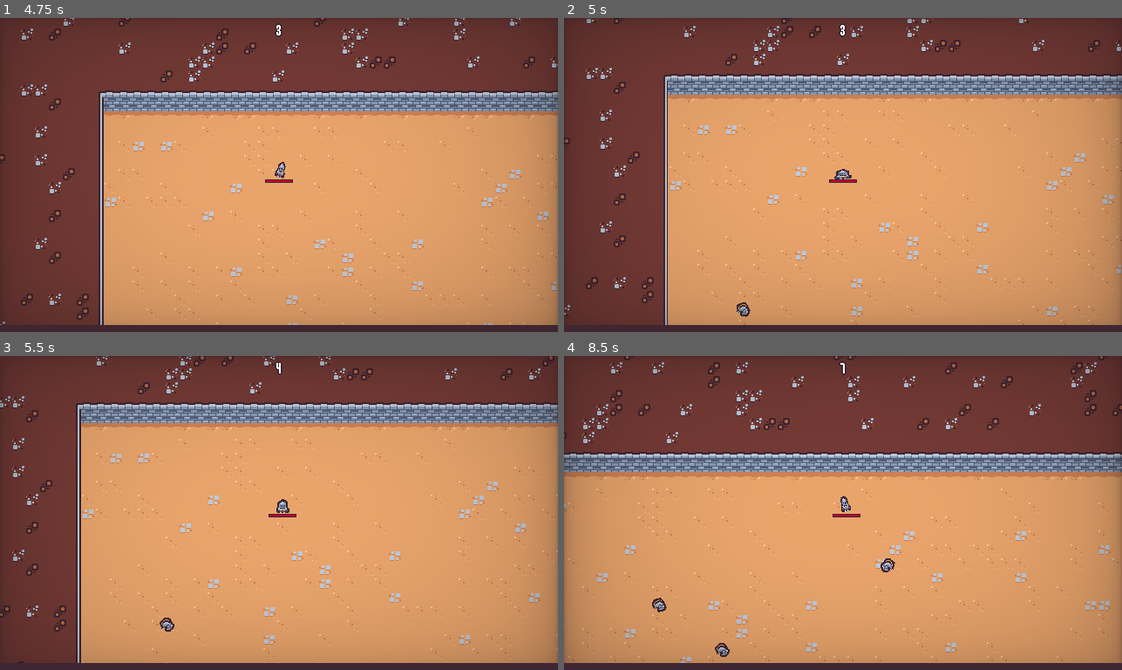
Above: before the commit, frames 1-4 (two rows, left to right).
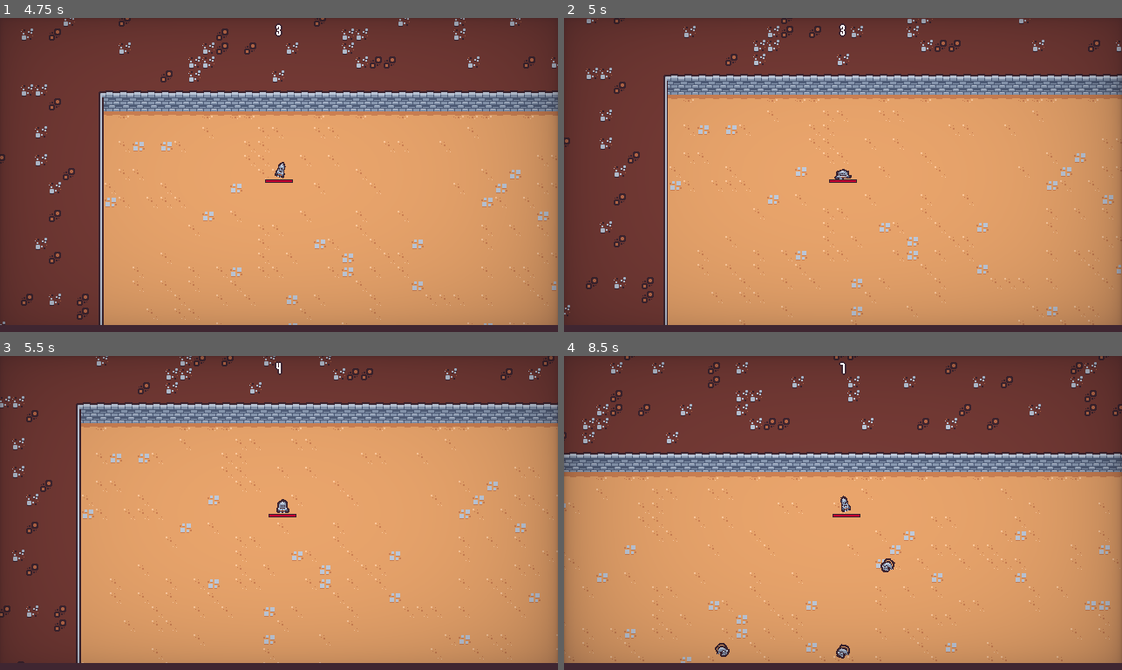
Above: after the commit, the same moments.

Repository: SugarF0x/2D-survivor-course
Game: Godot game, scene res://scenes/ui/main_menu.tscn
Same seed, same stepped clock (60 frames per second), same inputs: the game is played once before the commit and once after it. Sound files missing from this copy of the repository are replaced by a short silence.
Inputs (mouse positions are in pixels of both pictures, inside the frame that each line leads up to):
- Up to frame 1 (4.75 s): click "Play" at 0.5 s; move the mouse to (251, 237) at 1.27 s; press the mouse at (251, 237) at 1.28 s; hold W (move_up) 1.28-2.78 s; move the mouse to (446, 222) at 2.02 s; release the mouse at (446, 222) at 2.03 s; click (446, 222) at 2.1 s; move the mouse to (111, 127) at 2.77 s; press the mouse at (111, 127) at 2.78 s; hold A (move_left) 2.78-4.28 s; move the mouse to (306, 175) at 3.52 s; release the mouse at (306, 175) at 3.53 s; click (306, 175) at 3.6 s; move the mouse to (195, 96) at 4.27 s; press the mouse at (195, 96) at 4.28 s; hold S (move_down) from 4.28 s (still down)
- Up to frame 2 (5 s): keep holding S (move_down)
- Up to frame 3 (5.5 s): move the mouse to (401, 497) at 5.02 s; release S (move_down) at 5.03 s; release the mouse at (401, 497) at 5.03 s; hold D (move_right) from 5.03 s (still down); click (401, 497) at 5.1 s
- Up to frame 4 (8.5 s): move the mouse to (731, 528) at 5.77 s; release D (move_right) at 5.78 s; press the mouse at (731, 528) at 5.78 s; hold W (move_up) 5.78-6.53 s; move the mouse to (898, 443) at 6.52 s; release the mouse at (898, 443) at 6.53 s; hold D (move_right) from 6.53 s (still down); click (898, 443) at 6.6 s; move the mouse to (815, 575) at 7.27 s; press the mouse at (815, 575) at 7.28 s; move the mouse to (1010, 560) at 8.02 s; release the mouse at (1010, 560) at 8.03 s; click (1010, 560) at 8.1 s

Frame 1 is identical in both runs. In frame 2, less than 0.1% of the frame differs, in the area x 30-34%, y 90-96%; in frame 3, less than 0.1%; in frame 4, 0.2%, in the area x 15-52%, y 76-97%.

Commit message:
fix enemy spawn bug

Diff:
--- a/scenes/manager/enemy_manager.gd
+++ b/scenes/manager/enemy_manager.gd
@@ -25,8 +25,9 @@
 
 	for i in 4:
 		spawn_position = anchor + random_direction * SPAWN_RADIUS
+		var additional_check_offset = random_direction * 20
 
-		var query_parameters = PhysicsRayQueryParameters2D.create(anchor, spawn_position, 1 << 0)
+		var query_parameters = PhysicsRayQueryParameters2D.create(anchor, spawn_position + additional_check_offset , 1 << 0)
 		var result = get_tree().root.world_2d.direct_space_state.intersect_ray(query_parameters)
 
 		if result.is_empty(): break
Not shown, changed: export_presets.cfg
